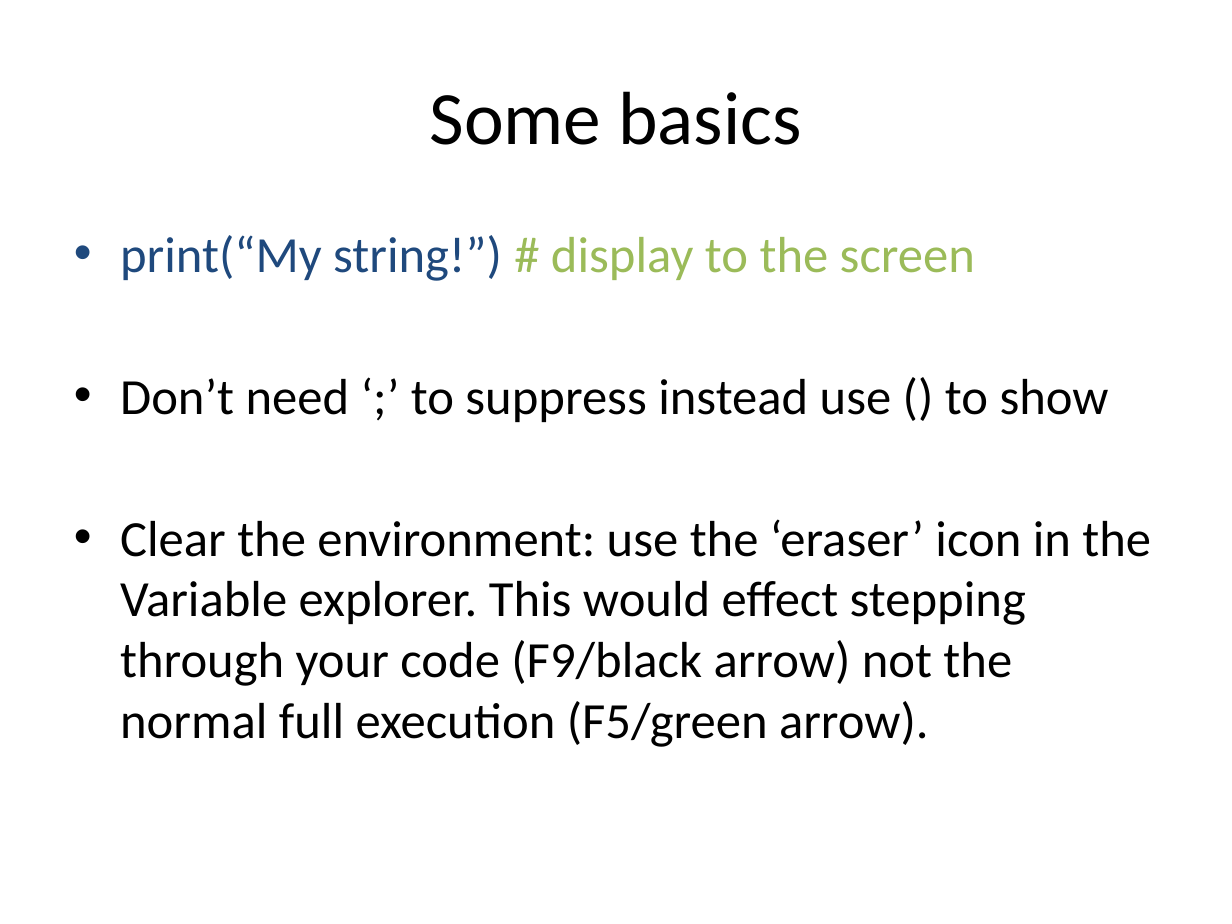
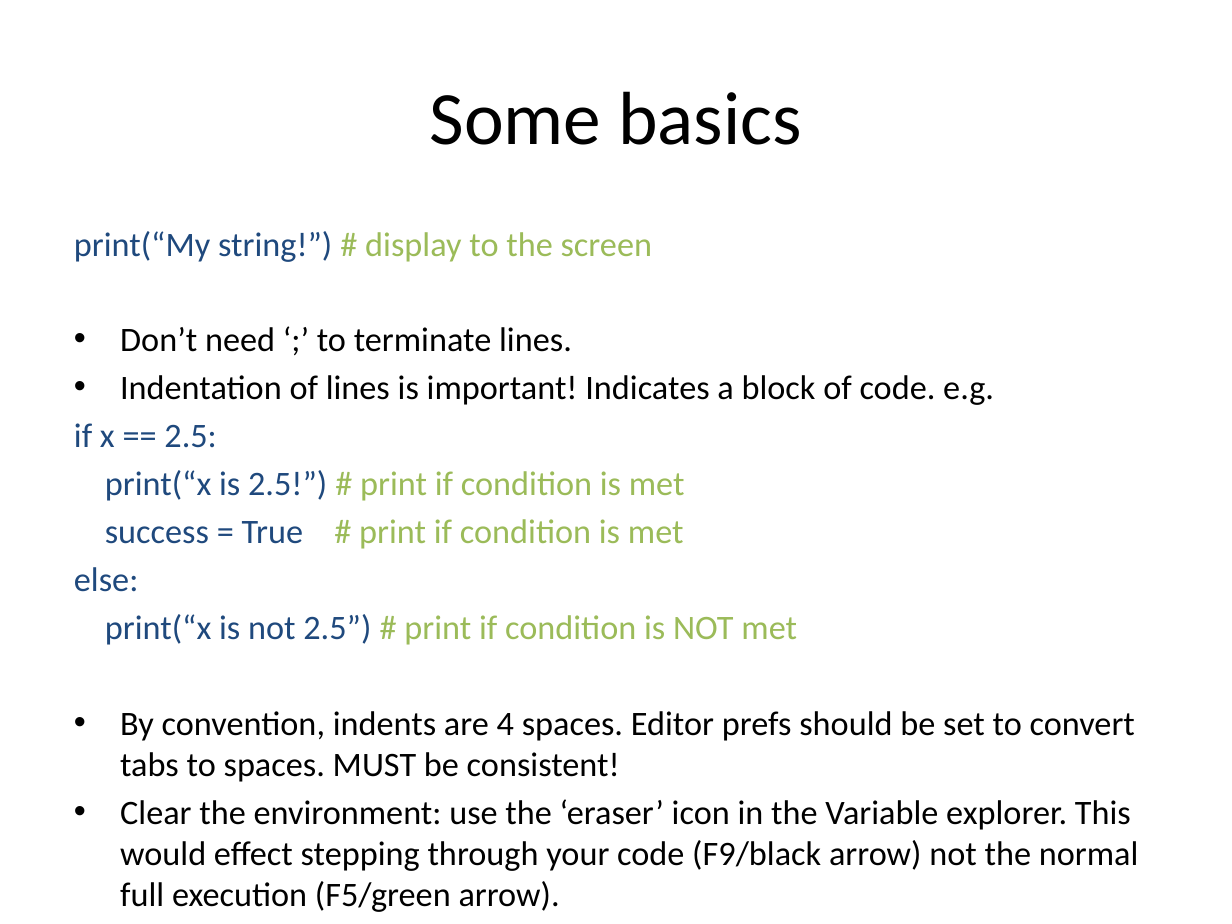
Before and after one commit to pradau/python_for_psychologists, a slide deck: slide 9 of Python_intro_lecture.pptx. Drawn at 1232x924 pixels with LibreOffice and Linux fonts; fonts in the diff are those of the drawing. Boxes give left, top, right and bottom in pixels: in the first picture for what was removed or moved away, otherwise in the second. Text is boxed around its words. In the diff, an @@ line names an element or a change of style, - is before the commit and + after.

```diff
--- a/Python_intro_lecture.pptx
+++ b/Python_intro_lecture.pptx
@@ text at (74, 231, 1139, 912): size 29.6 to 20 pt in "print(“My string!”) # display to the screen", "Clear the environment: use the ‘eraser’ icon ..."; bullet • to none; less space between paragraphs @@
@@ text at (74, 327, 1135, 782): text changed; size 29.6 to 20 pt @@
-• Don’t need ‘;’ to suppress instead use () to show
+• Don’t need ‘;’ to terminate lines.
+• Indentation of lines is important! Indicates a block of code. e.g.
+if x == 2.5:
+print(“x is 2.5!”) # print if condition is met
+success = True # print if condition is met
+else:
+print(“x is not 2.5”) # print if condition is NOT met
+• By convention, indents are 4 spaces. Editor prefs should be set to convert tabs to spaces. MUST be consistent!
```
Also in this commit, not shown: 15 other slides changed, 1 slide removed.
